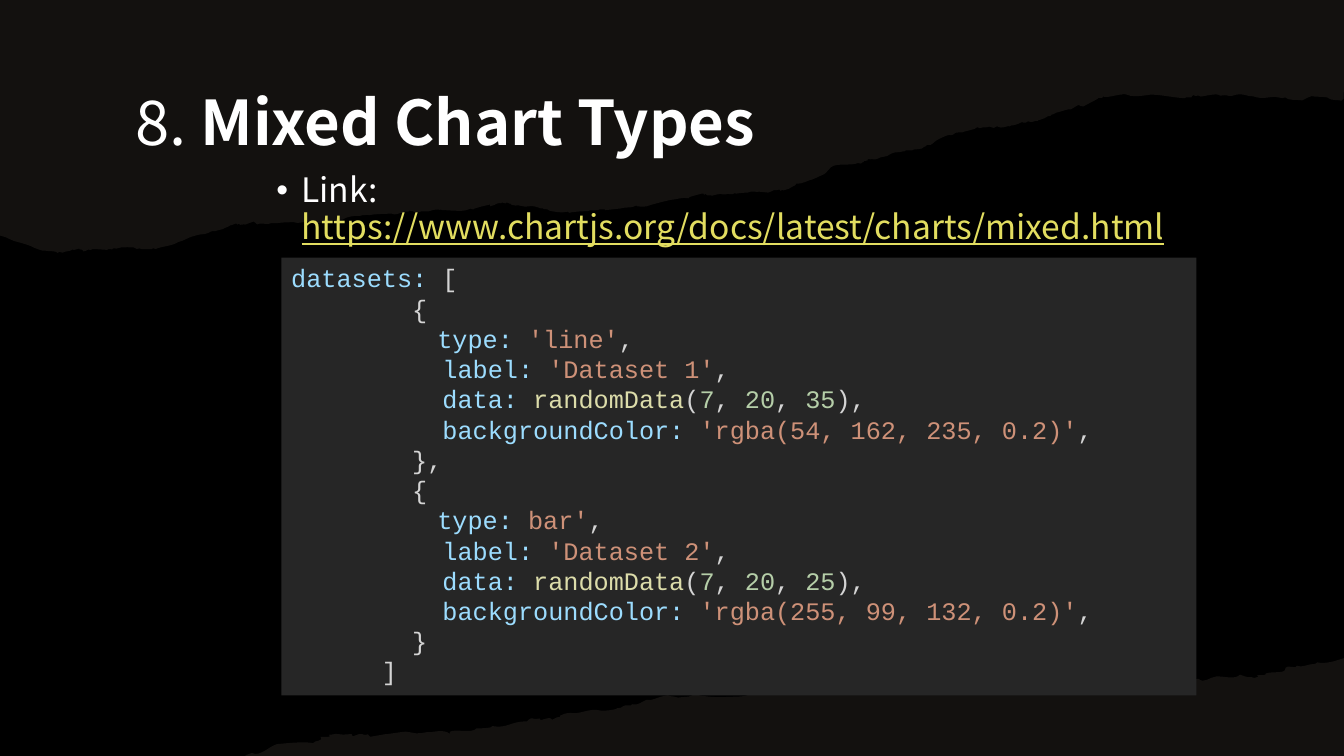
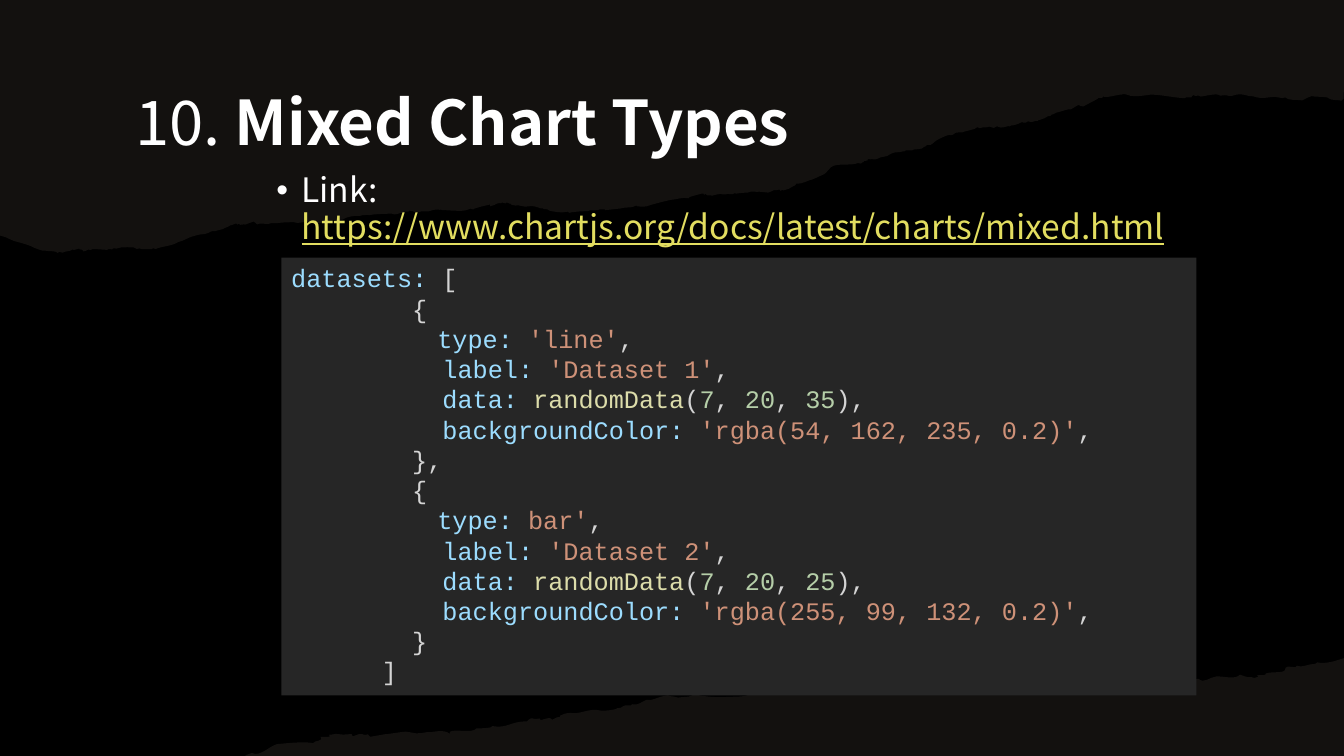
Before and after one commit to huynhtamhao/coding-guide, a slide deck: slide 24 of docs/assets/tutorials/ChartJs.pptx (slide 16 before the commit). Drawn at 1344x756 pixels with LibreOffice and Linux fonts; fonts in the diff are those of the drawing. Boxes give left, top, right and bottom in pixels: in the first picture for what was removed or moved away, otherwise in the second. Text is boxed around its words. In the diff, an @@ line names an element or a change of style, - is before the commit and + after.

Commit message:
fe-chartjs update file ChartJs

```diff
--- a/docs/assets/tutorials/ChartJs.pptx
+++ b/docs/assets/tutorials/ChartJs.pptx
@@ title at [135, 95, 789, 159]: text changed @@
-8. Mixed Chart Types
+10. Mixed Chart Types
```
Also in this commit, not shown: 12 other slides changed, 8 slides added.
